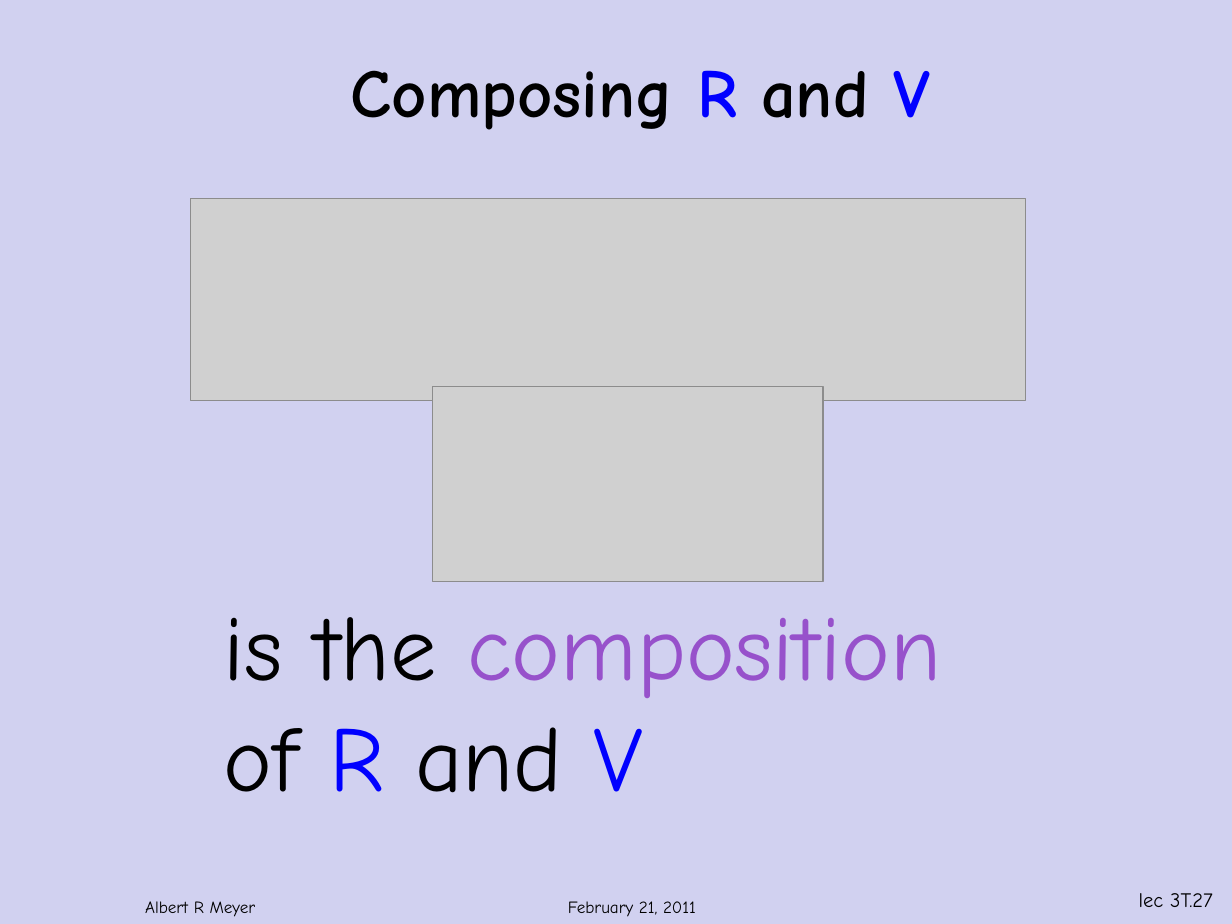
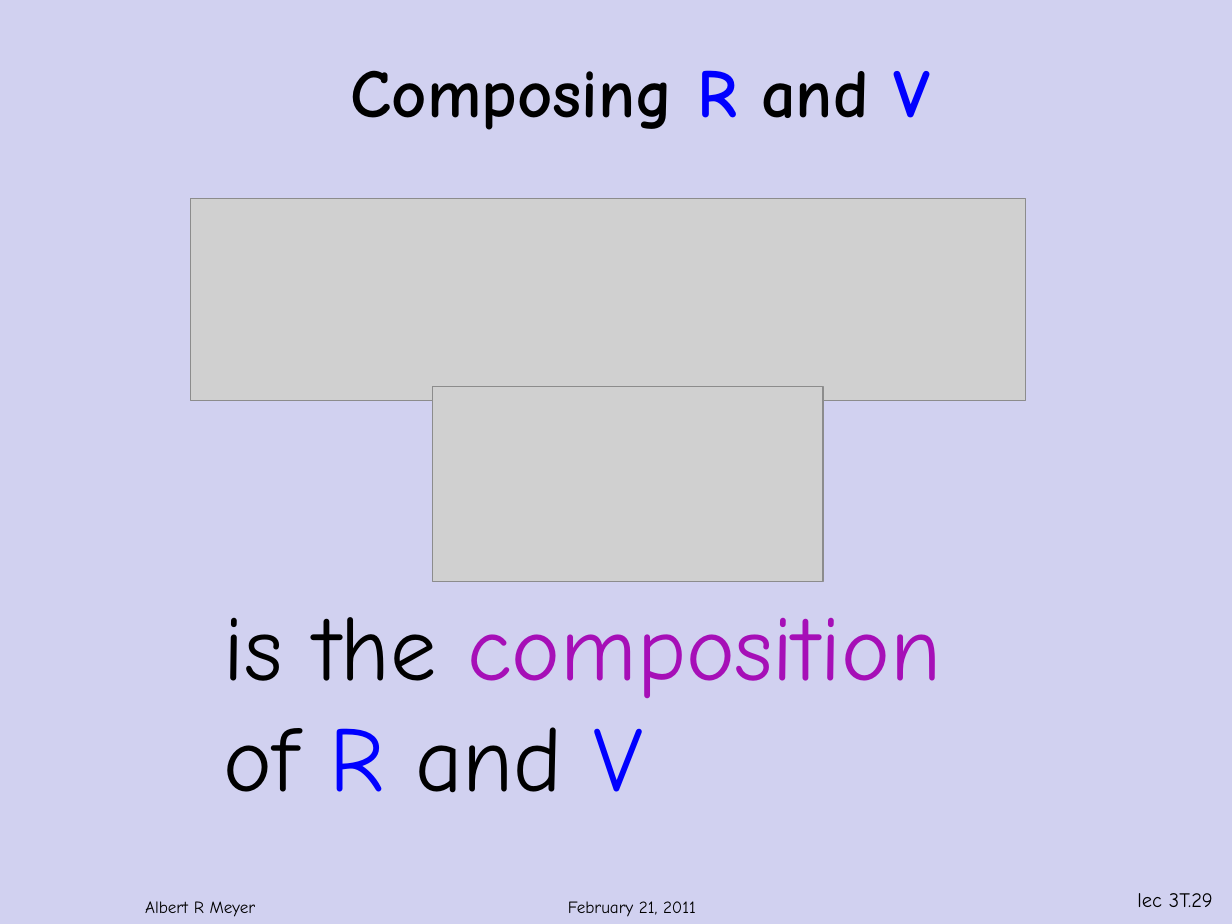
Before and after one commit to armeyer/mcs_web, a slide deck: slide 29 of spring12/slidesS12/relations.pptx (slide 27 before the commit). Drawn at 1232x924 pixels with LibreOffice and Linux fonts; fonts in the diff are those of the drawing; grey boxes stand for pictures; background and template pictures are left out. Boxes give left, top, right and bottom in pixels: in the first picture for what was removed or moved away, otherwise in the second. Text is boxed around its words. In the diff, an @@ line names an element or a change of style, - is before the commit and + after.

```diff
--- a/spring12/slidesS12/relations.pptx
+++ b/spring12/slidesS12/relations.pptx
@@ text at <box>224,617,941,699</box>: text colour #9751CB to #A60FB7 in "composition" @@
@@ page number at <box>1137,893,1213,907</box>: text changed @@
-lec 3T.27
+lec 3T.29
```
Also in this commit, not shown: 5 other slides changed, 2 slides added.
